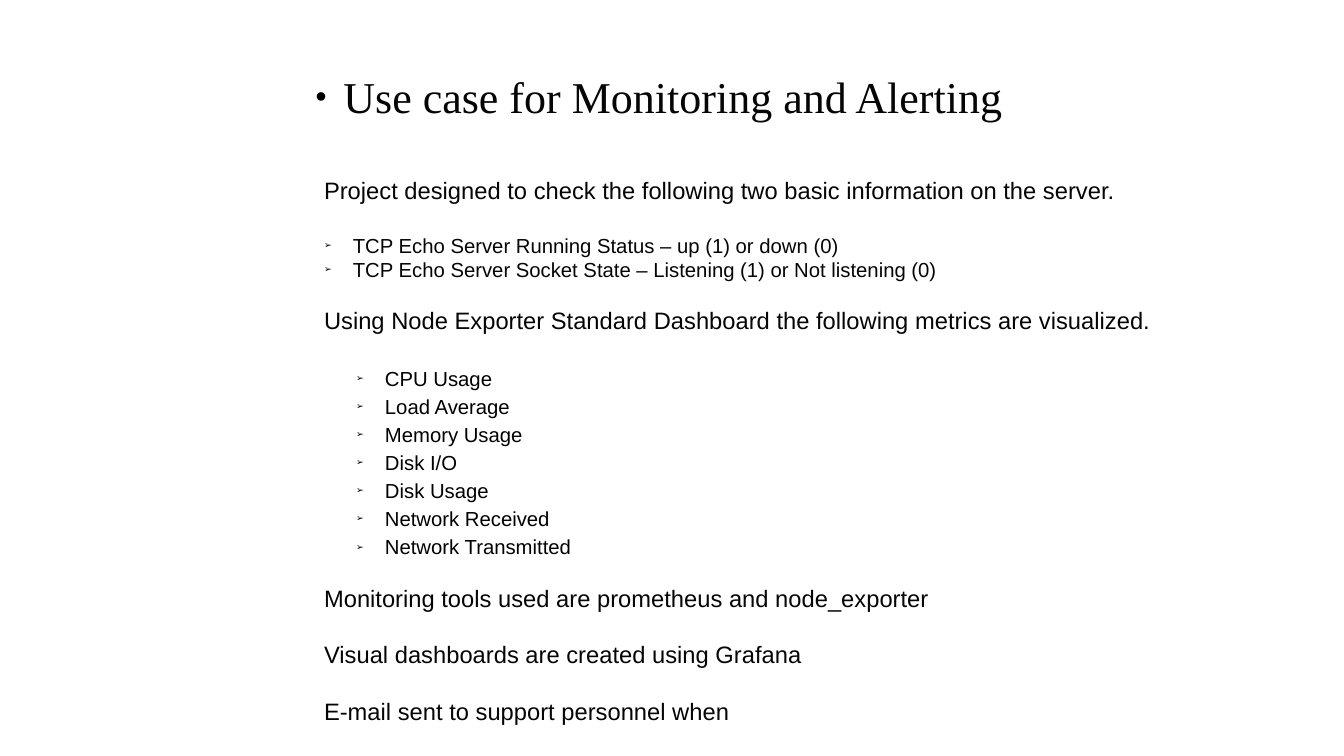
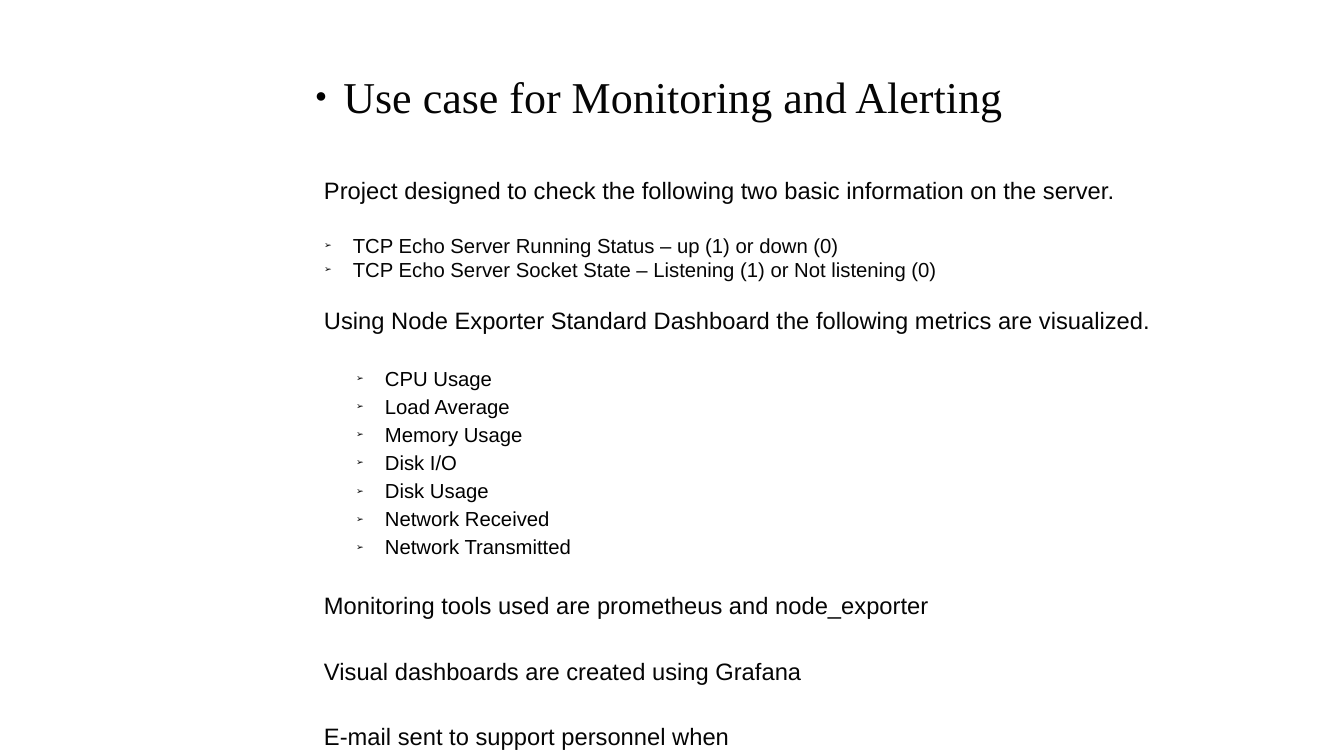
Before and after one commit to baskardotbalsu/SRE, a slide deck: slide 10 of presentation/PRESENTATION1-CSIZG628T-2019HT66015_16Apr21.pptx (slide 9 before the commit). Drawn at 1344x756 pixels with LibreOffice and Linux fonts; fonts in the diff are those of the drawing; background and template pictures are left out. Boxes give left, top, right and bottom in pixels: in the first picture for what was removed or moved away, otherwise in the second. Text is boxed around its words. In the diff, an @@ line names an element or a change of style, - is before the commit and + after.

Commit message:
added presentation on 21Apr2021

```diff
--- a/presentation/PRESENTATION1-CSIZG628T-2019HT66015_16Apr21.pptx
+++ b/presentation/PRESENTATION1-CSIZG628T-2019HT66015_16Apr21.pptx
@@ text at [324, 371, 928, 750]: indent changed; line spacing 1 to 1.15 @@
```
Also in this commit, not shown: 3 slides added, 1 slide removed, 2 other files.
